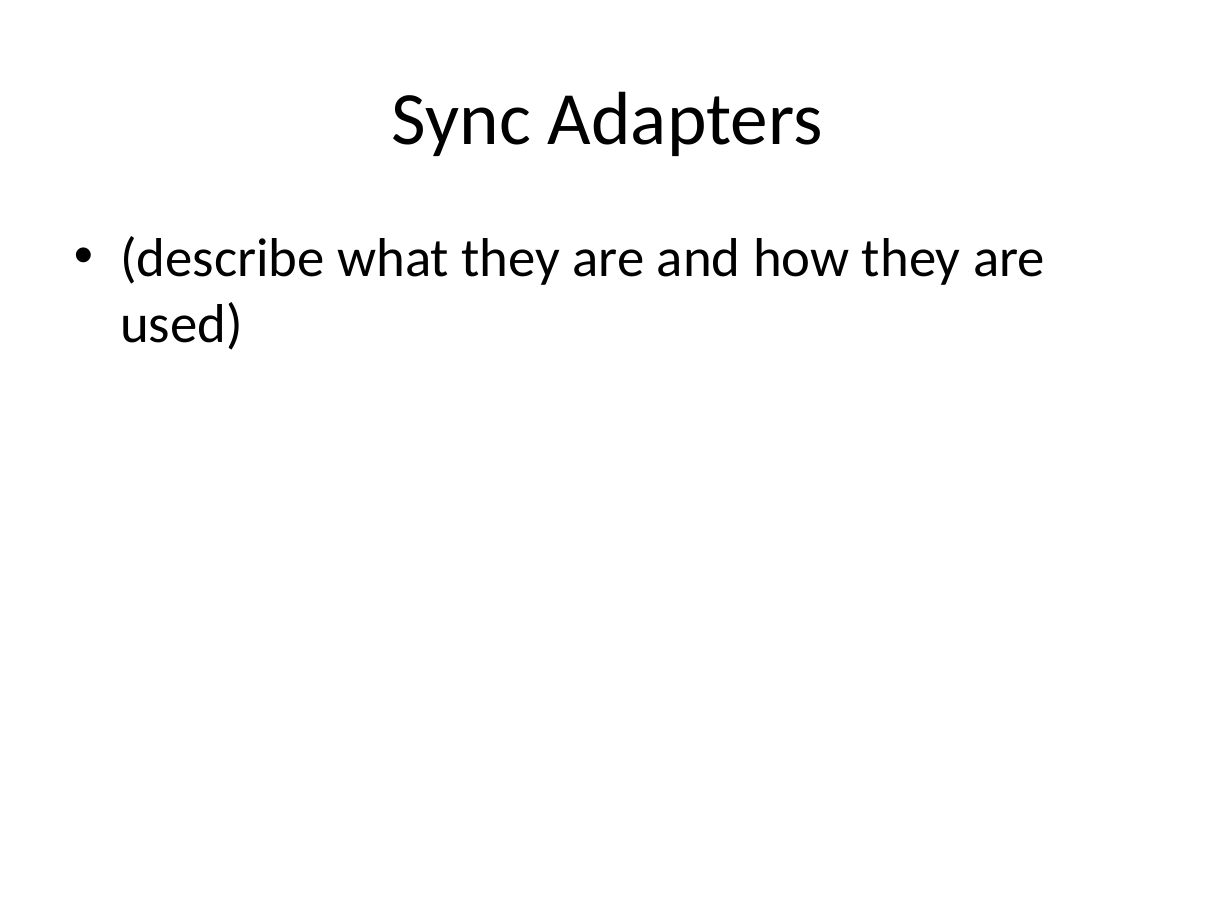
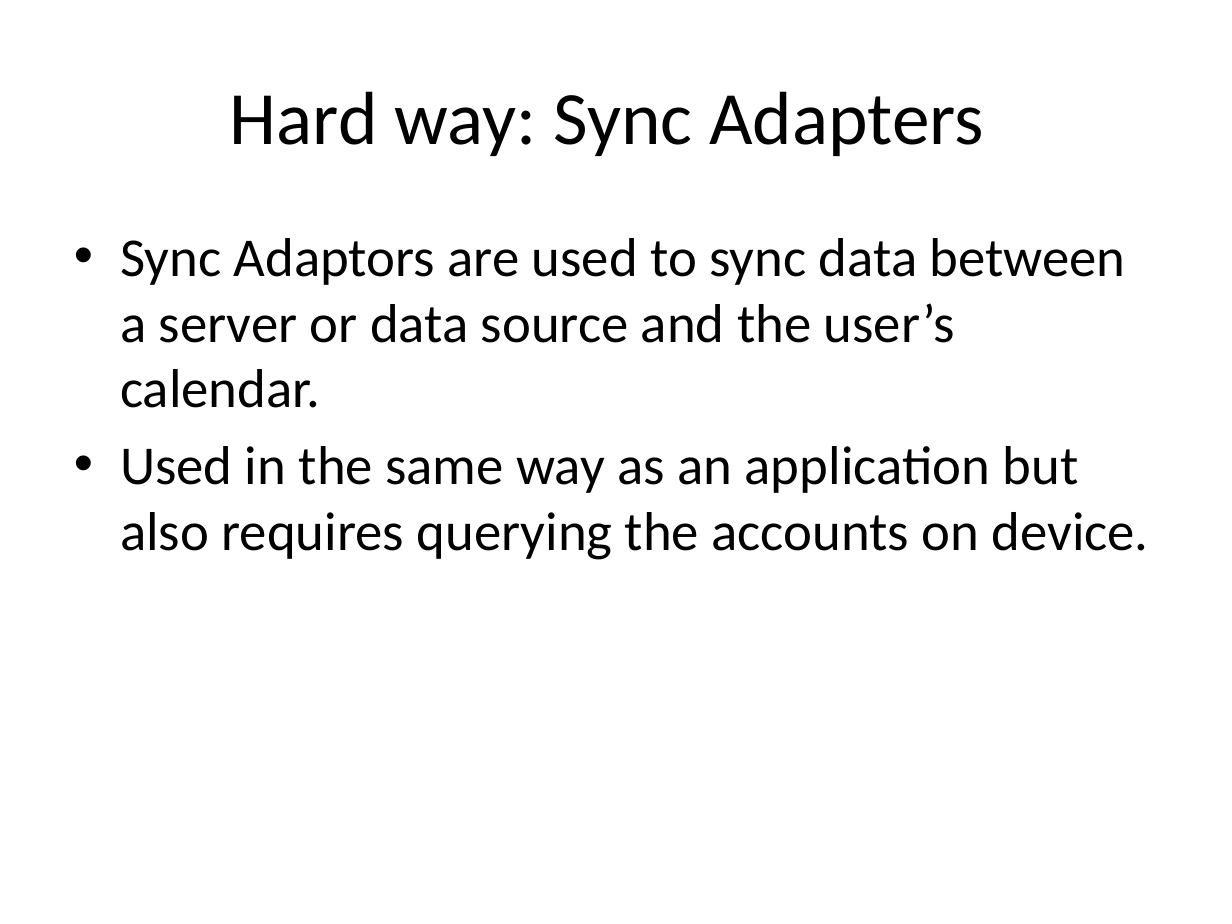
Before and after one commit to scurrymd/Software-Engineering, a slide deck: slide 18 of docs/UC Schedule App.pptx (slide 17 before the commit). Drawn at 1232x924 pixels with LibreOffice and Linux fonts; fonts in the diff are those of the drawing. Boxes give left, top, right and bottom in pixels: in the first picture for what was removed or moved away, otherwise in the second. Text is boxed around its words. In the diff, an @@ line names an element or a change of style, - is before the commit and + after.

Commit message:
Updated Presentation
Added slides for the Calendar API.

```diff
--- a/docs/UC Schedule App.pptx
+++ b/docs/UC Schedule App.pptx
@@ title at (230,91,984,156): text changed @@
-Sync Adapters
+Hard way: Sync Adapters
@@ text at (120,238,1149,560): text changed @@
-• (describe what they are and how they are used)
+• Sync Adaptors are used to sync data between a server or data source and the user’s calendar.
+• Used in the same way as an application but also requires querying the accounts on device.
```
Also in this commit, not shown: 6 other slides changed, 2 slides added.
